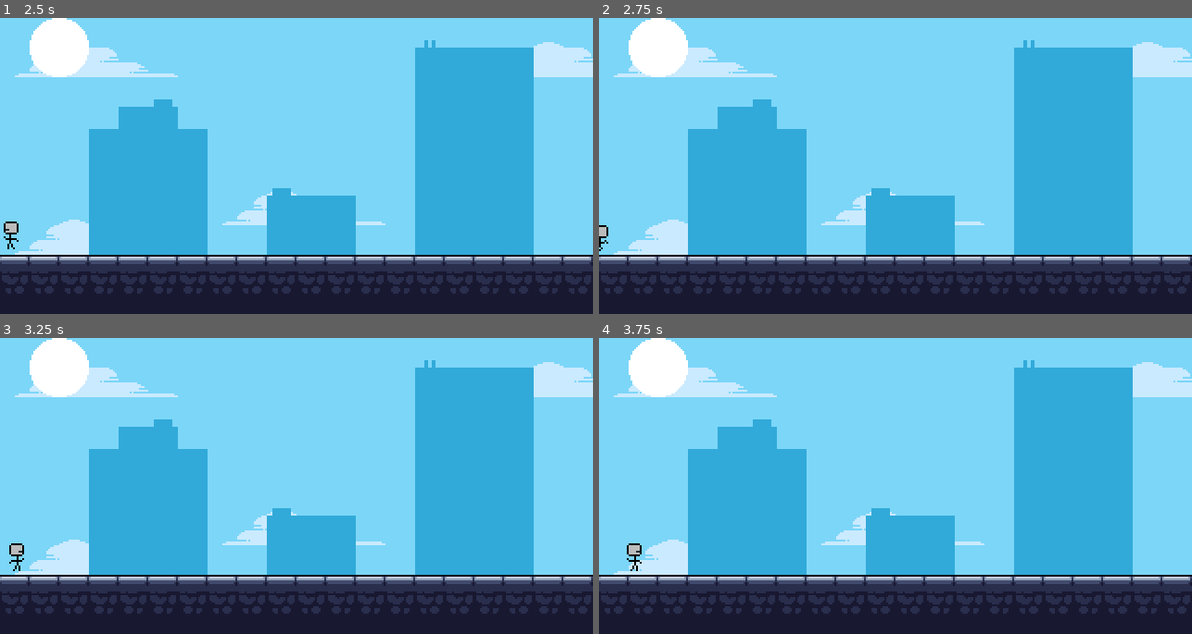
Above: before the commit, frames 1-4 (two rows, left to right).
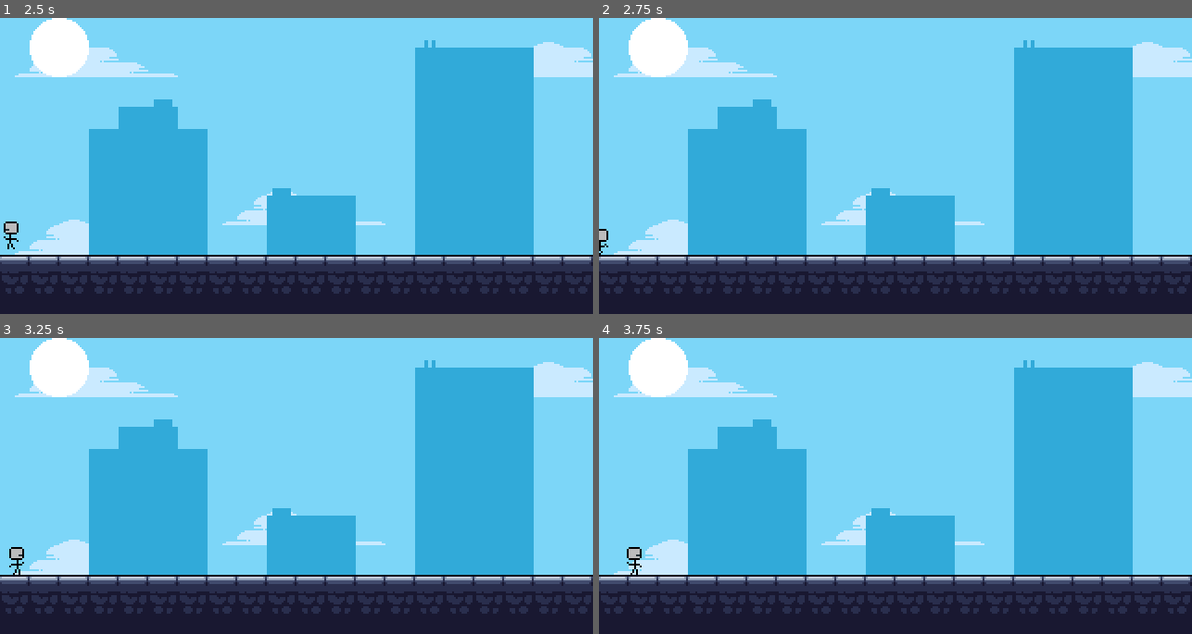
Above: after the commit, the same moments.

Repository: Glow-Project/LostTech
Game: Godot game, scene res://Menu/Menu.tscn
The game is run twice, just before and just after one commit, with the same random seed, the same clock (stepped at 60 frames per second) and the same inputs.
Inputs:
- Up to frame 1 (2.5 s): click "Start" at 0.5 s; hold Right (ui_right) 1.28-2.03 s; hold Left (ui_left) from 2.03 s (still down)
- Up to frame 2 (2.75 s): keep holding Left (ui_left)
- Up to frame 3 (3.25 s): release Left (ui_left) at 2.78 s; hold Right (ui_right) from 2.78 s (still down)
- Up to frame 4 (3.75 s): keep holding Right (ui_right)

Frame 1 is identical in both runs. In frame 2, less than 0.1% of the frame differs, in the area x 0-2%, y 70-80%; in frame 3, 0.1%, in the area x 1-5%, y 69-80%; in frame 4, 0.1%.

Commit message:
Player: Fix collision shape

Diff:
--- a/Entities/Player/Player.tscn
+++ b/Entities/Player/Player.tscn
@@ -3,62 +3,65 @@
 [ext_resource path="res://Entities/Player/Player.gd" type="Script" id=1]
 [ext_resource path="res://Entities/Player/TestCharacter.png" type="Texture" id=2]
 
-[sub_resource type="AtlasTexture" id=7]
+[sub_resource type="AtlasTexture" id=1]
 atlas = ExtResource( 2 )
 region = Rect2( 0, 0, 8, 16 )
 
-[sub_resource type="AtlasTexture" id=8]
+[sub_resource type="AtlasTexture" id=2]
 atlas = ExtResource( 2 )
 region = Rect2( 8, 0, 8, 16 )
 
-[sub_resource type="AtlasTexture" id=9]
+[sub_resource type="AtlasTexture" id=3]
 atlas = ExtResource( 2 )
 region = Rect2( 16, 0, 8, 16 )
 
-[sub_resource type="AtlasTexture" id=10]
+[sub_resource type="AtlasTexture" id=4]
 atlas = ExtResource( 2 )
 region = Rect2( 24, 0, 8, 16 )
 
-[sub_resource type="AtlasTexture" id=11]
+[sub_resource type="AtlasTexture" id=5]
 atlas = ExtResource( 2 )
 region = Rect2( 0, 64, 8, 16 )
 
-[sub_resource type="AtlasTexture" id=12]
+[sub_resource type="AtlasTexture" id=6]
 atlas = ExtResource( 2 )
 region = Rect2( 16, 64, 8, 16 )
 
-[sub_resource type="AtlasTexture" id=13]
+[sub_resource type="AtlasTexture" id=7]
 atlas = ExtResource( 2 )
 region = Rect2( 24, 64, 8, 16 )
 
-[sub_resource type="AtlasTexture" id=14]
+[sub_resource type="AtlasTexture" id=8]
 atlas = ExtResource( 2 )
 region = Rect2( 8, 64, 8, 16 )
 
-[sub_resource type="SpriteFrames" id=15]
+[sub_resource type="SpriteFrames" id=9]
 animations = [ {
-"frames": [ SubResource( 7 ), SubResource( 8 ), SubResource( 9 ), SubResource( 10 ) ],
+"frames": [ SubResource( 1 ), SubResource( 2 ), SubResource( 3 ), SubResource( 4 ) ],
 "loop": true,
 "name": "idle",
 "speed": 5.0
 }, {
-"frames": [ SubResource( 11 ), SubResource( 12 ), SubResource( 13 ), SubResource( 14 ) ],
+"frames": [ SubResource( 5 ), SubResource( 6 ), SubResource( 7 ), SubResource( 8 ) ],
 "loop": true,
 "name": "walk",
 "speed": 5.0
 } ]
 
-[sub_resource type="RectangleShape2D" id=16]
+[sub_resource type="RectangleShape2D" id=10]
+extents = Vector2( 4.0362, 7.53572 )
 
 [node name="KinematicBody2D" type="KinematicBody2D"]
+position = Vector2( -0.0589924, 0 )
 script = ExtResource( 1 )
 __meta__ = {
 "_edit_group_": true
 }
 
 [node name="AnimatedSprite" type="AnimatedSprite" parent="."]
-frames = SubResource( 15 )
+frames = SubResource( 9 )
 animation = "idle"
 
 [node name="CollisionShape2D" type="CollisionShape2D" parent="."]
-shape = SubResource( 16 )
+position = Vector2( 0, 0.44545 )
+shape = SubResource( 10 )
